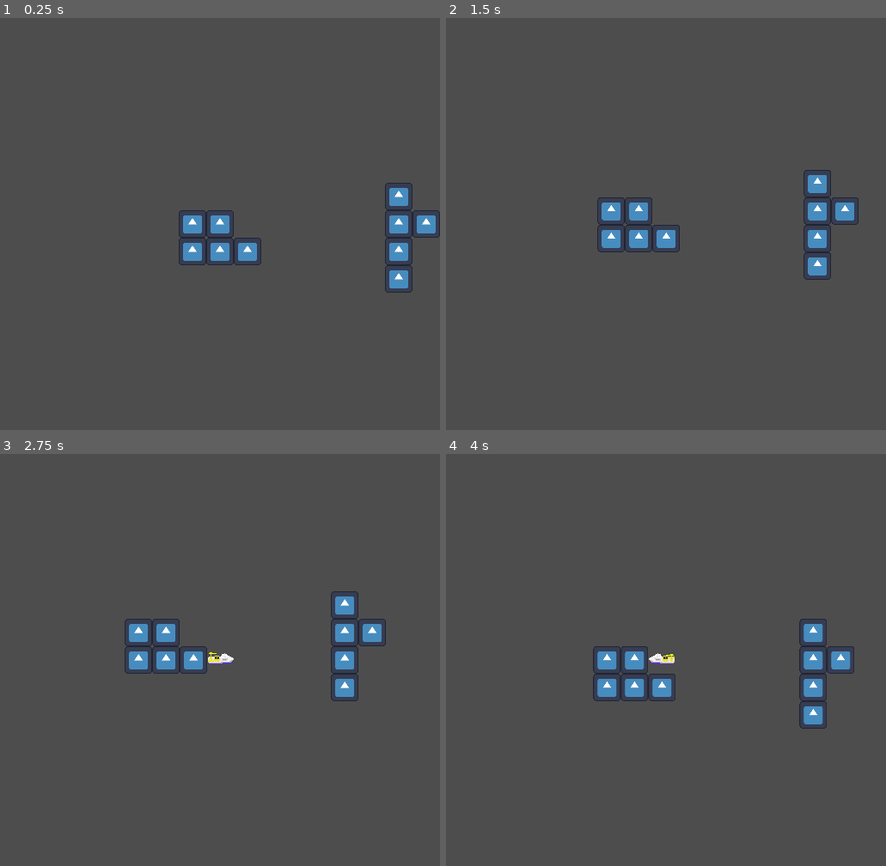
Above: before the commit, frames 1-4 (two rows, left to right).
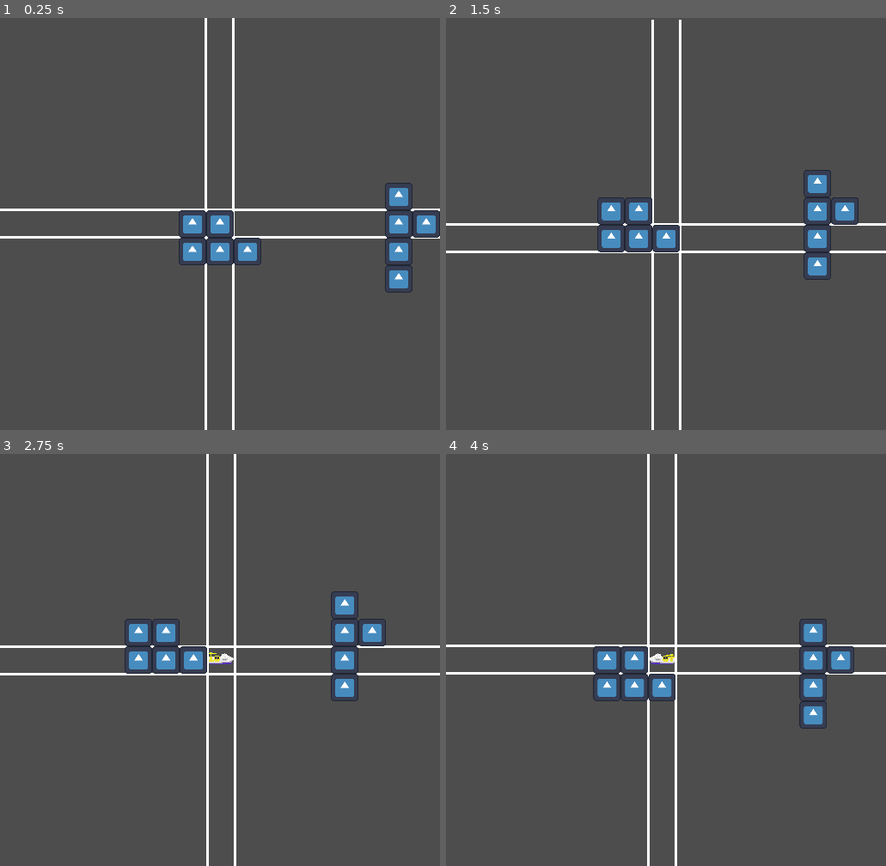
Above: after the commit, the same moments.

Repository: studentkrisk/minijam134
Game: Godot game, scene res://World/world.tscn
Same seed, same stepped clock (60 frames per second), same inputs: the game is played once before the commit and once after it. The engine's default icon, where the game draws it, is replaced by a stand-in: a white triangle on a blue panel in a dark square.
Inputs (mouse positions are in pixels of both pictures, inside the frame that each line leads up to):
- Up to frame 1 (0.25 s): no input
- Up to frame 2 (1.5 s): tap Enter at 0.5 s; move the mouse to (762, 203) at 0.52 s; hold D (game_right) 0.53-1.28 s; tap Space (wait) at 0.6, 1.35 s; move the mouse to (578, 244) at 1.27 s; hold S (game_down) from 1.28 s (still down)
- Up to frame 3 (2.75 s): move the mouse to (264, 569) at 2.02 s; release S (game_down) at 2.03 s; hold D (game_right) from 2.03 s (still down); tap Space (wait) at 2.1 s
- Up to frame 4 (4 s): move the mouse to (644, 742) at 2.77 s; release D (game_right) at 2.78 s; hold W (game_up) 2.78-3.53 s; tap Space (wait) at 2.85, 3.6 s; move the mouse to (798, 721) at 3.52 s; hold A (game_left) from 3.53 s (still down)

The runs differ from the first frame. In frame 1, 2.1% of the frame differs, in the area x 0-100%, y 0-100%; in frame 2, 2.1%; in frame 3, 2.2%; in frame 4, 2.1%.

Commit message:
Tentacle added

Diff:
--- /dev/null
+++ b/Enemies/tentacle.gd
@@ -0,0 +1,18 @@
+extends AnimatableBody2D
+
+var lifetime = 5
+
+func _process(delta):
+	var vec = (get_global_mouse_position() - global_position)
+	if(vec.x * vec.x + vec.y * vec.y < 16*16):
+		$Telegraph.visible = true
+	else:
+		$Telegraph.visible = false
+
+func _turn():
+	if $Hitbox/CollisionShape2D.disabled:
+		$Hitbox/CollisionShape2D.disabled = false
+	else:
+		lifetime -= 1
+		if lifetime <= 0:
+			queue_free()
--- /dev/null
+++ b/Enemies/tentacle.tscn
@@ -0,0 +1,59 @@
+[gd_scene load_steps=5 format=3 uid="uid://b5qe2d42g2spe"]
+
+[ext_resource type="Texture2D" uid="uid://cgop0flwigjnh" path="res://Art/Tentacle.png" id="1_6yc3y"]
+[ext_resource type="Script" path="res://Enemies/tentacle.gd" id="1_oodje"]
+
+[sub_resource type="RectangleShape2D" id="RectangleShape2D_o0dcp"]
+size = Vector2(32, 32)
+
+[sub_resource type="RectangleShape2D" id="RectangleShape2D_re2eu"]
+size = Vector2(96, 96)
+
+[node name="Tentacle" type="AnimatableBody2D"]
+script = ExtResource("1_oodje")
+
+[node name="Sprite2D" type="Sprite2D" parent="."]
+position = Vector2(2.08165e-12, -16)
+scale = Vector2(2, 2)
+texture = ExtResource("1_6yc3y")
+
+[node name="CollisionShape2D" type="CollisionShape2D" parent="."]
+shape = SubResource("RectangleShape2D_o0dcp")
+
+[node name="Hitbox" type="Area2D" parent="."]
+collision_layer = 4
+collision_mask = 4
+
+[node name="CollisionShape2D" type="CollisionShape2D" parent="Hitbox"]
+shape = SubResource("RectangleShape2D_re2eu")
+
+[node name="Telegraph" type="Node2D" parent="."]
+visible = false
+
+[node name="ColorRect" type="ColorRect" parent="Telegraph"]
+offset_left = -48.0
+offset_top = -48.0
+offset_right = -16.0
+offset_bottom = 48.0
+color = Color(1, 0.0588235, 0.0666667, 0.490196)
+
+[node name="ColorRect2" type="ColorRect" parent="Telegraph"]
+offset_left = 16.0
+offset_top = -48.0
+offset_right = 48.0
+offset_bottom = 48.0
+color = Color(1, 0.0588235, 0.0666667, 0.490196)
+
+[node name="ColorRect3" type="ColorRect" parent="Telegraph"]
+offset_left = -16.0
+offset_top = -48.0
+offset_right = 16.0
+offset_bottom = -16.0
+color = Color(1, 0.0588235, 0.0666667, 0.490196)
+
+[node name="ColorRect4" type="ColorRect" parent="Telegraph"]
+offset_left = -16.0
+offset_top = 16.0
+offset_right = 16.0
+offset_bottom = 48.0
+color = Color(1, 0.0588235, 0.0666667, 0.490196)
--- a/Player/Player.gd
+++ b/Player/Player.gd
@@ -37,3 +37,7 @@
 
 func _on_wait_timeout():
 	emit_signal("turn_end")
+
+func _on_hurtbox_area_entered(area):
+	print("hitT")
+	area.get_parent().queue_free()
--- a/Player/Player.tscn
+++ b/Player/Player.tscn
@@ -6,8 +6,8 @@
 [sub_resource type="RectangleShape2D" id="RectangleShape2D_ucujw"]
 size = Vector2(32, 32)
 
-[sub_resource type="Animation" id="Animation_o54nt"]
-resource_name = "Right"
+[sub_resource type="Animation" id="Animation_ha1bt"]
+resource_name = "Down"
 length = 0.001
 tracks/0/type = "value"
 tracks/0/imported = false
@@ -19,22 +19,7 @@
 "times": PackedFloat32Array(0),
 "transitions": PackedFloat32Array(1),
 "update": 1,
-"values": [1]
-}
-
-[sub_resource type="Animation" id="Animation_ruppt"]
-length = 0.001
-tracks/0/type = "value"
-tracks/0/imported = false
-tracks/0/enabled = true
-tracks/0/path = NodePath("Sprite2D:frame")
-tracks/0/interp = 1
-tracks/0/loop_wrap = true
-tracks/0/keys = {
-"times": PackedFloat32Array(0),
-"transitions": PackedFloat32Array(1),
-"update": 1,
-"values": [1]
+"values": [3]
 }
 
 [sub_resource type="Animation" id="Animation_jrxtt"]
@@ -53,6 +38,37 @@
 "values": [0]
 }
 
+[sub_resource type="Animation" id="Animation_ruppt"]
+length = 0.001
+tracks/0/type = "value"
+tracks/0/imported = false
+tracks/0/enabled = true
+tracks/0/path = NodePath("Sprite2D:frame")
+tracks/0/interp = 1
+tracks/0/loop_wrap = true
+tracks/0/keys = {
+"times": PackedFloat32Array(0),
+"transitions": PackedFloat32Array(1),
+"update": 1,
+"values": [1]
+}
+
+[sub_resource type="Animation" id="Animation_o54nt"]
+resource_name = "Right"
+length = 0.001
+tracks/0/type = "value"
+tracks/0/imported = false
+tracks/0/enabled = true
+tracks/0/path = NodePath("Sprite2D:frame")
+tracks/0/interp = 1
+tracks/0/loop_wrap = true
+tracks/0/keys = {
+"times": PackedFloat32Array(0),
+"transitions": PackedFloat32Array(1),
+"update": 1,
+"values": [1]
+}
+
 [sub_resource type="Animation" id="Animation_7q1n8"]
 resource_name = "Up"
 length = 0.001
@@ -67,22 +83,6 @@
 "transitions": PackedFloat32Array(1),
 "update": 1,
 "values": [2]
-}
-
-[sub_resource type="Animation" id="Animation_ha1bt"]
-resource_name = "Down"
-length = 0.001
-tracks/0/type = "value"
-tracks/0/imported = false
-tracks/0/enabled = true
-tracks/0/path = NodePath("Sprite2D:frame")
-tracks/0/interp = 1
-tracks/0/loop_wrap = true
-tracks/0/keys = {
-"times": PackedFloat32Array(0),
-"transitions": PackedFloat32Array(1),
-"update": 1,
-"values": [3]
 }
 
 [sub_resource type="AnimationLibrary" id="AnimationLibrary_yrptn"]
@@ -154,5 +154,24 @@
 [node name="Wait" type="Timer" parent="."]
 one_shot = true
 
+[node name="Grid" type="Node2D" parent="."]
+
+[node name="Line2D" type="Line2D" parent="Grid"]
+points = PackedVector2Array(-16, -255, -16, 255)
+width = 3.0
+
+[node name="Line2D2" type="Line2D" parent="Grid"]
+points = PackedVector2Array(16, -255, 16, 255)
+width = 3.0
+
+[node name="Line2D3" type="Line2D" parent="Grid"]
+points = PackedVector2Array(-271, 16, 271, 16)
+width = 3.0
+
+[node name="Line2D4" type="Line2D" parent="Grid"]
+points = PackedVector2Array(-271, -16, 271, -16)
+width = 3.0
+
+[connection signal="area_entered" from="Hurtbox" to="." method="_on_hurtbox_area_entered"]
 [connection signal="body_entered" from="Hurtbox" to="." method="_on_hurtbox_body_entered"]
 [connection signal="timeout" from="Wait" to="." method="_on_wait_timeout"]
--- a/World/Spawner.gd
+++ b/World/Spawner.gd
@@ -1,8 +1,10 @@
 extends Node2D
 
 @onready var Pirate = preload("res://Enemies/Pirates.tscn")
+@onready var Tentacle = preload("res://Enemies/tentacle.tscn")
 
-@export var chance = 30
+@export var chanceP = 50
+@export var chanceT = 10
 
 var rng = RandomNumberGenerator.new()
 
@@ -10,7 +12,7 @@
 	var children = get_children()
 	for i in children:
 		i._turn()
-	var num = rng.randi_range(0, chance)
+	var num = rng.randi_range(0, chanceP)
 	if num == 1:
 		var pirate = Pirate.instantiate()
 		var player = get_parent().player
@@ -26,3 +28,24 @@
 			offset = Vector2(-256, num)
 		pirate.global_position = player.global_position + offset
 		add_child(pirate)
+
+	num = rng.randi_range(0, chanceT)
+	if num == 1:
+		var tentacle = Tentacle.instantiate()
+		var player = get_parent().player
+		var offset = Vector2.ZERO
+		num = rng.randi_range(0, 3)
+		if(num == 0):
+			offset = Vector2(rng.randi_range(0, 256), rng.randi_range(0, 240))
+		elif(num == 1):
+			offset = Vector2(-rng.randi_range(0, 256), rng.randi_range(0, 240))
+		elif(num == 1):
+			offset = Vector2(rng.randi_range(0, 256), -rng.randi_range(0, 240))
+		elif(num == 1):
+			offset = Vector2(-rng.randi_range(0, 256), -rng.randi_range(0, 240))
+		tentacle.global_position = player.global_position + offset
+		tentacle.global_position += Vector2(16, 16)
+		tentacle.global_position.y -=  fmod(tentacle.global_position.y, 32)
+		tentacle.global_position.x -=  fmod(tentacle.global_position.x, 32)
+		if(!(tentacle.global_position.distance_to(player.global_position) <= 32)):
+			add_child(tentacle)
Not shown, changed: Art/Tentacle.png.import
Not shown, changed: .gitignore
